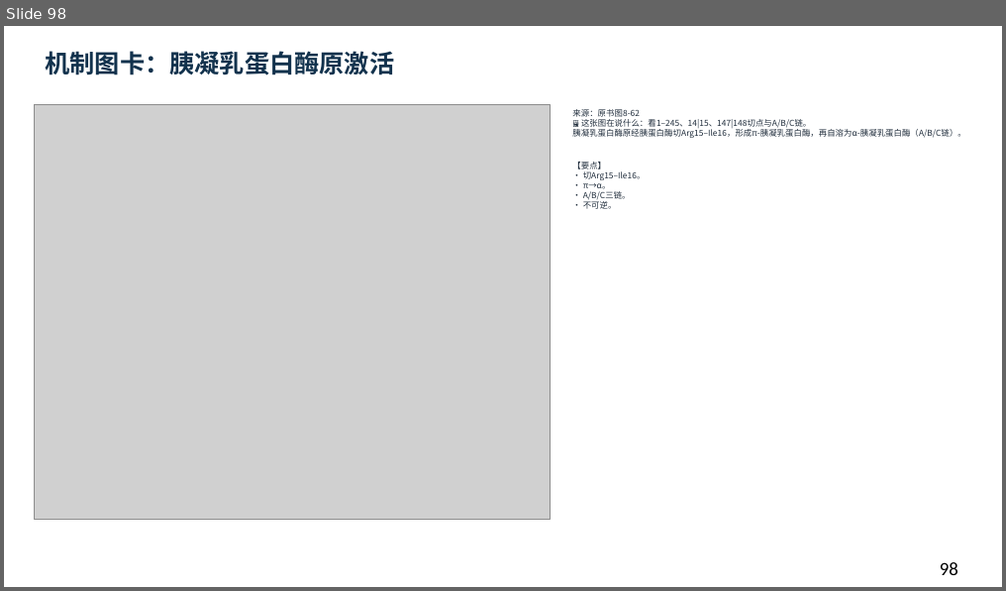
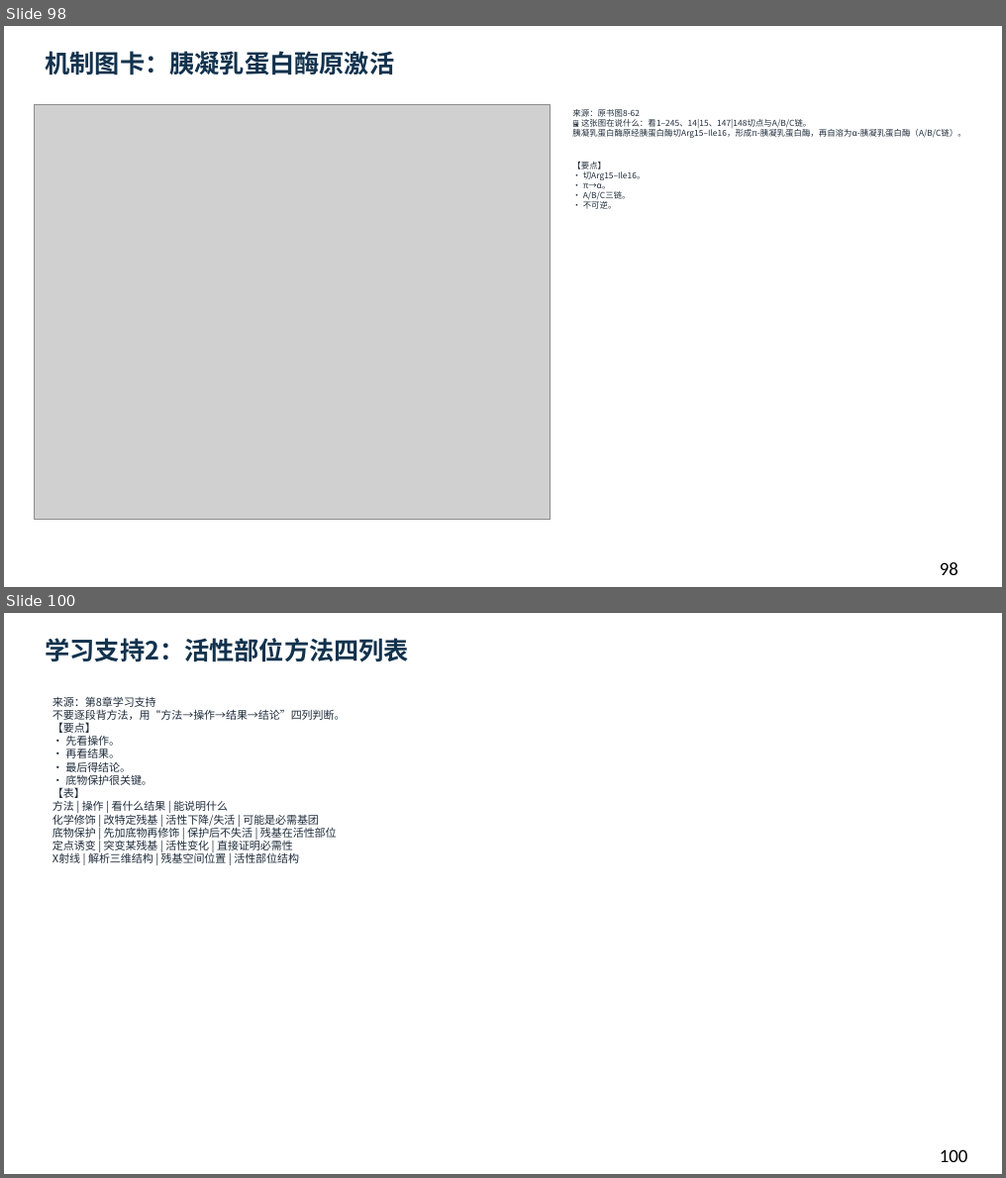
Before and after one commit to newkan-li/Biochemistry, a slide deck: downloads/bc08-ai-style.pptx. Shown one above the other, each under a label of ours: slide 98 before the commit, slides 98 and 100 after it; the slides between them are not shown. The pictures are 1006x591 and 1006x1178 pixels, drawn with LibreOffice and Linux fonts; fonts in the diff are those of the drawing; grey boxes stand for pictures. Boxes give left, top, right and bottom in pixels: in the first picture for what was removed or moved away, otherwise in the second. Text is boxed around its words. In the diff, an @@ line names an element or a change of style, - is before the commit and + after.

```diff
--- a/downloads/bc08-ai-style.pptx
+++ b/downloads/bc08-ai-style.pptx
@@ slide 100 added at (4, 613, 1002, 1174), background #FFFFFF @@
@@ text added at (45, 638, 409, 663), 24 pt, text #12324D, bold @@
+学习支持2：活性部位方法四列表
@@ text added at (53, 696, 346, 863), 10.5 pt, text #202D3C @@
+来源：第8章学习支持
+不要逐段背方法，用“方法→操作→结果→结论”四列判断。
+【要点】
+• 先看操作。
+• 再看结果。
+• 最后得结论。
+• 底物保护很关键。
+【表】
+方法 | 操作 | 看什么结果 | 能说明什么
+化学修饰 | 改特定残基 | 活性下降/失活 | 可能是必需基团
+底物保护 | 先加底物再修饰 | 保护后不失活 | 残基在活性部位
+定点诱变 | 突变某残基 | 活性变化 | 直接证明必需性
+X射线 | 解析三维结构 | 残基空间位置 | 活性部位结构
@@ text added at (940, 1150, 968, 1162), 18 pt, text #000000 @@
+100
```
Also in this commit, not shown: 1 slide changed, 8 other slides added, 6 other files.
